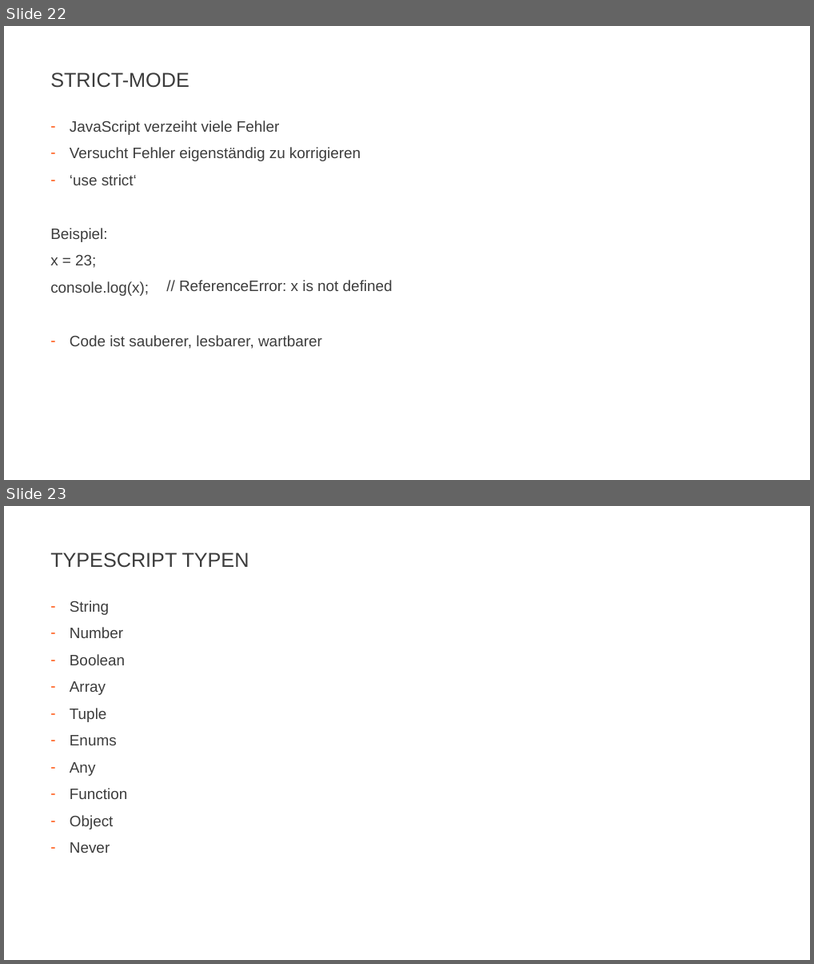
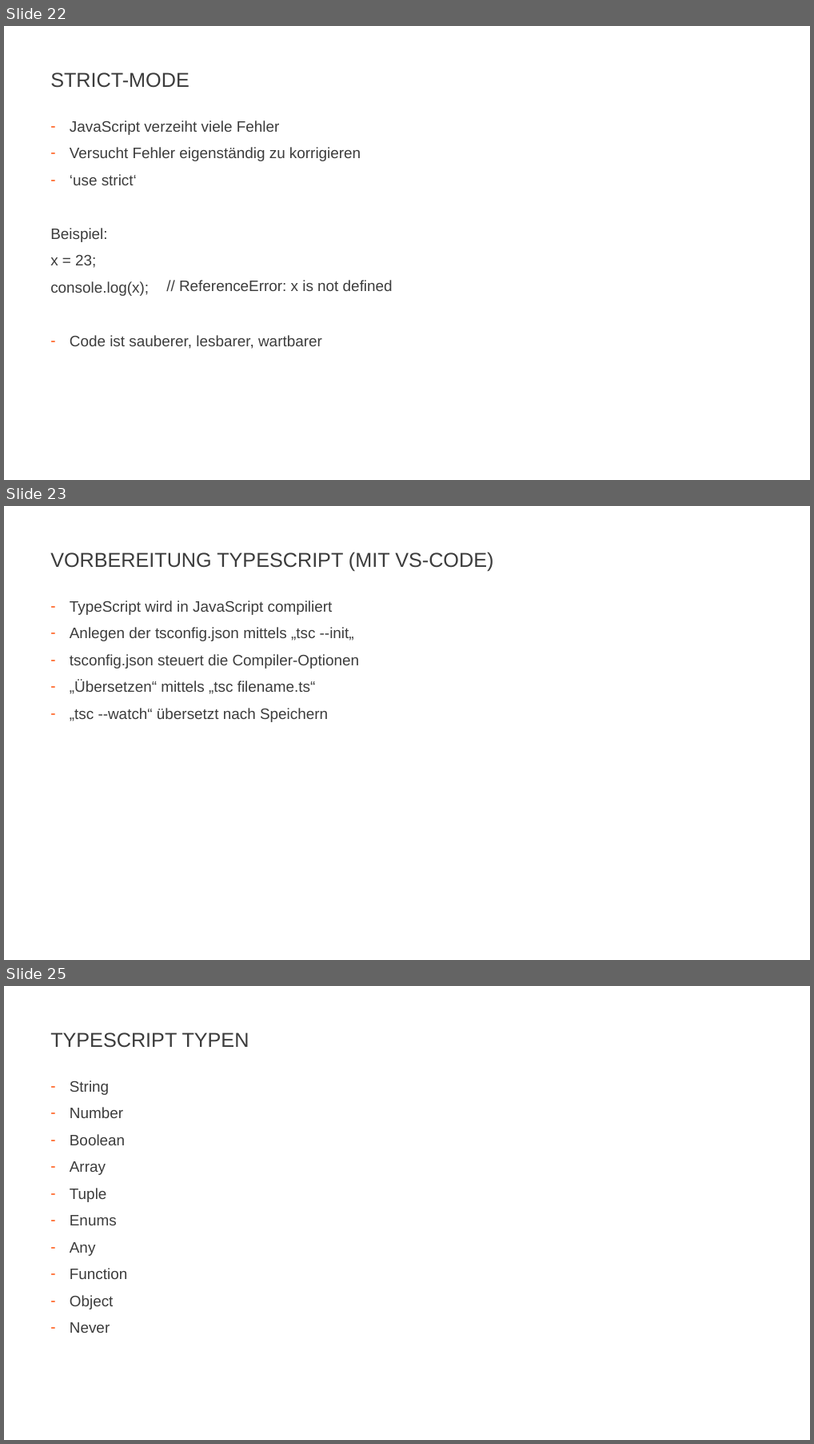
Before and after one commit to JohannesFeige/typescriptTrainingGrundlagen, a slide deck: TypeScriptBasics.pptx. Shown one above the other, each under a label of ours: slides 22 and 23 before the commit, slides 22, 23 and 25 after it; the slides between them are not shown. The pictures are 814x964 and 814x1444 pixels, drawn with LibreOffice and Linux fonts; fonts in the diff are those of the drawing; background and template pictures are left out. Boxes give left, top, right and bottom in pixels: in the first picture for what was removed or moved away, otherwise in the second. Text is boxed around its words. In the diff, an @@ line names an element or a change of style, - is before the commit and + after.

```diff
--- a/TypeScriptBasics.pptx
+++ b/TypeScriptBasics.pptx
@@ slide 23 added at [4,506,810,960], background #FFFFFF @@
@@ title added at [50,552,494,571], 24 pt, text #3C3C3C @@
+VORBEREITUNG TYPESCRIPT (MIT VS-CODE)
@@ text added at [70,600,360,722], 18 pt, text #3C3C3C @@
+– TypeScript wird in JavaScript compiliert
+– Anlegen der tsconfig.json mittels „tsc --init„
+– tsconfig.json steuert die Compiler-Optionen
+– „Übersetzen“ mittels „tsc filename.ts“
+– „tsc --watch“ übersetzt nach Speichern
@@ what was slide 23 is now slide 25 @@
```
Also in this commit, not shown: 8 slides changed, 4 other slides added, 7 other files.
